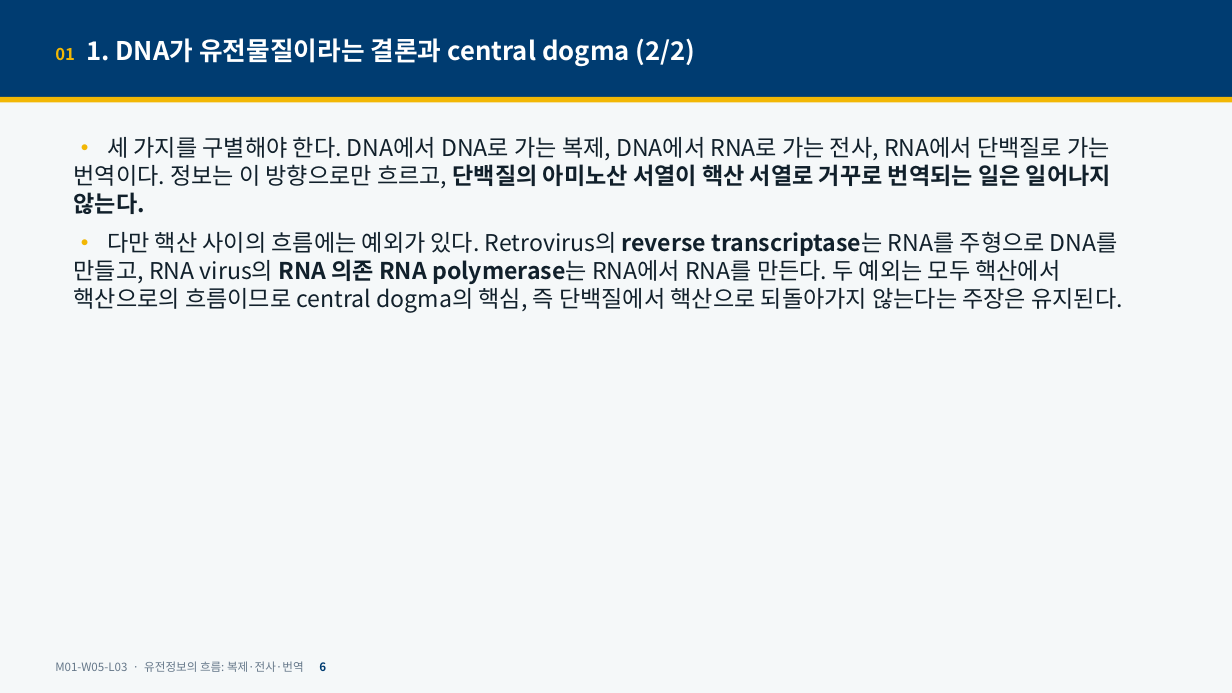
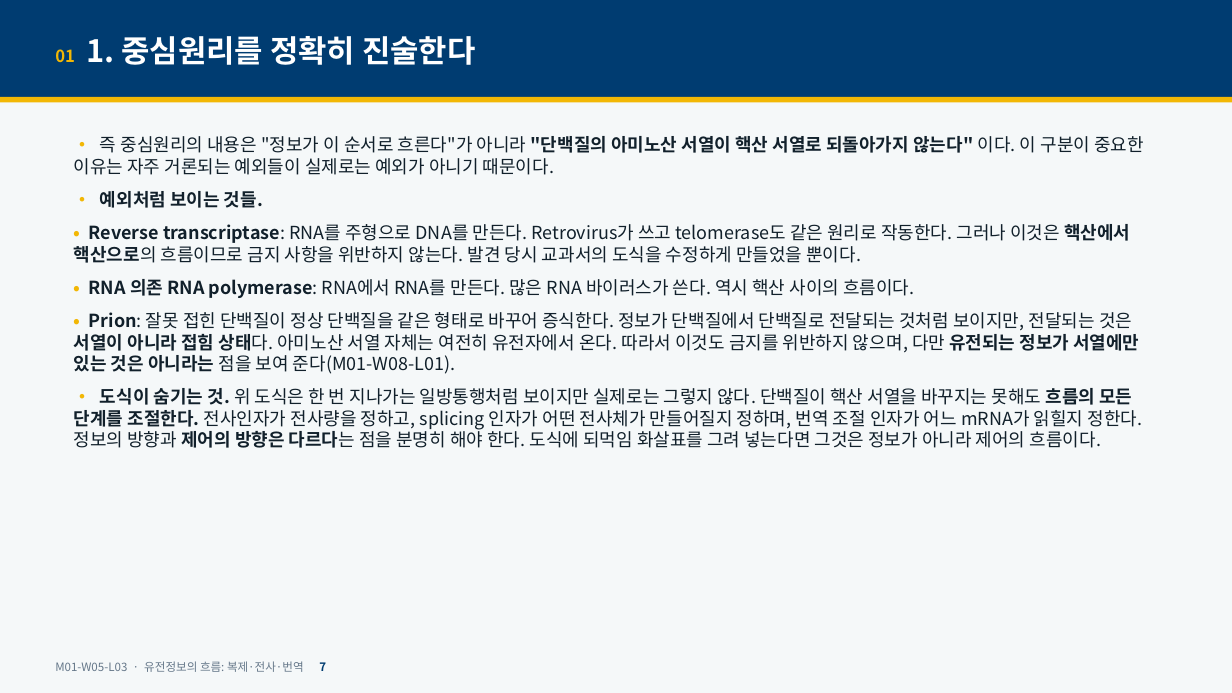
Before and after one commit to hoperiasd2/hoperiasd2.github.io, a slide deck: slide 7 of curriculum/M01/W05/L03/slides.pptx (slide 6 before the commit). Drawn at 1232x693 pixels with LibreOffice and Linux fonts; fonts in the diff are those of the drawing. Boxes give left, top, right and bottom in pixels: in the first picture for what was removed or moved away, otherwise in the second. Text is boxed around its words. In the diff, an @@ line names an element or a change of style, - is before the commit and + after.

```diff
--- a/curriculum/M01/W05/L03/slides.pptx
+++ b/curriculum/M01/W05/L03/slides.pptx
@@ text at (55,36,475,65): text changed; size 20 to 24 pt @@
-01 1. DNA가 유전물질이라는 결론과 central dogma (2/2)
+01 1. 중심원리를 정확히 진술한다
@@ text at (74,136,1144,448): text changed; size 18 to 14 pt @@
-• 세 가지를 구별해야 한다. DNA에서 DNA로 가는 복제, DNA에서 RNA로 가는 전사, RNA에서 단백질로 가는 번역이다. 정보는 이 방향으로만 흐르고, 단백질의 아미노산 서열이 핵산 서열로 거꾸로 번역되는 일은 일어나지 않는다.
-• 다만 핵산 사이의 흐름에는 예외가 있다. Retrovirus의 reverse transcriptase는 RNA를 주형으로 DNA를 만들고, RNA virus의 RNA 의존 RNA polymerase는 RNA에서 RNA를 만든다. 두 예외는 모두 핵산에서 핵산으로의 흐름이므로 central dogma의 핵심, 즉 단백질에서 핵산으로 되돌아가지 않는다는 주장은 유지된다.
+• 즉 중심원리의 내용은 "정보가 이 순서로 흐른다"가 아니라 "단백질의 아미노산 서열이 핵산 서열로 되돌아가지 않는다" 이다. 이 구분이 중요한 이유는 자주 거론되는 예외들이 실제로는 예외가 아니기 때문이다.
+• 예외처럼 보이는 것들.
+• Reverse transcriptase: RNA를 주형으로 DNA를 만든다. Retrovirus가 쓰고 telomerase도 같은 원리로 작동한다. 그러나 이것은 핵산에서 핵산으로의 흐름이므로 금지 사항을 위반하지 않는다. 발견 당시 교과서의 도식을 수정하게 만들었을 뿐이다.
+• RNA 의존 RNA polymerase: RNA에서 RNA를 만든다. 많은 RNA 바이러스가 쓴다. 역시 핵산 사이의 흐름이다.
+• Prion: 잘못 접힌 단백질이 정상 단백질을 같은 형태로 바꾸어 증식한다. 정보가 단백질에서 단백질로 전달되는 것처럼 보이지만, 전달되는 것은 서열이 아니라 접힘 상태다. 아미노산 서열 자체는 여전히 유전자에서 온다. 따라서 이것도 금지를 위반하지 않으며, 다만 유전되는 정보가 서열에만 있는 것은 아니라는 점을 보여 준다(M01-W08-L01).
+• 도식이 숨기는 것. 위 도식은 한 번 지나가는 일방통행처럼 보이지만 실제로는 그렇지 않다. 단백질이 핵산 서열을 바꾸지는 못해도 흐름의 모든 단계를 조절한다. 전사인자가 전사량을 정하고, splicing 인자가 어떤 전사체가 만들어질지 정하며, 번역 조절 인자가 어느 mRNA가 읽힐지 정한다. 정보의 방향과 제어의 방향은 다르다는 점을 분명히 해야 한다. 도식에 되먹임 화살표를 그려 넣는다면 그것은 정보가 아니라 제어의 흐름이다.
@@ text at (55,661,326,672): text changed @@
-M01-W05-L03 · 유전정보의 흐름: 복제·전사·번역 6
+M01-W05-L03 · 유전정보의 흐름: 복제·전사·번역 7
```
Also in this commit, not shown: 39 other slides changed, 2 slides added, 3 other files.
